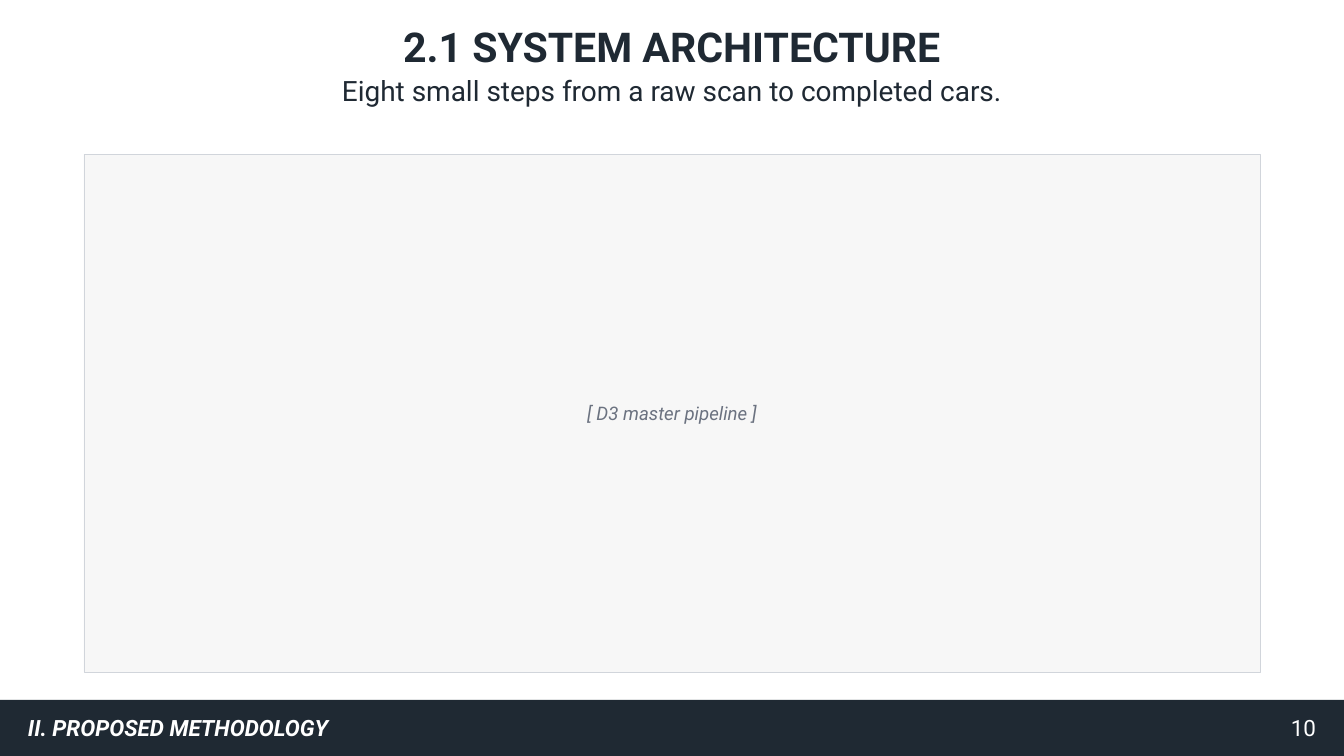
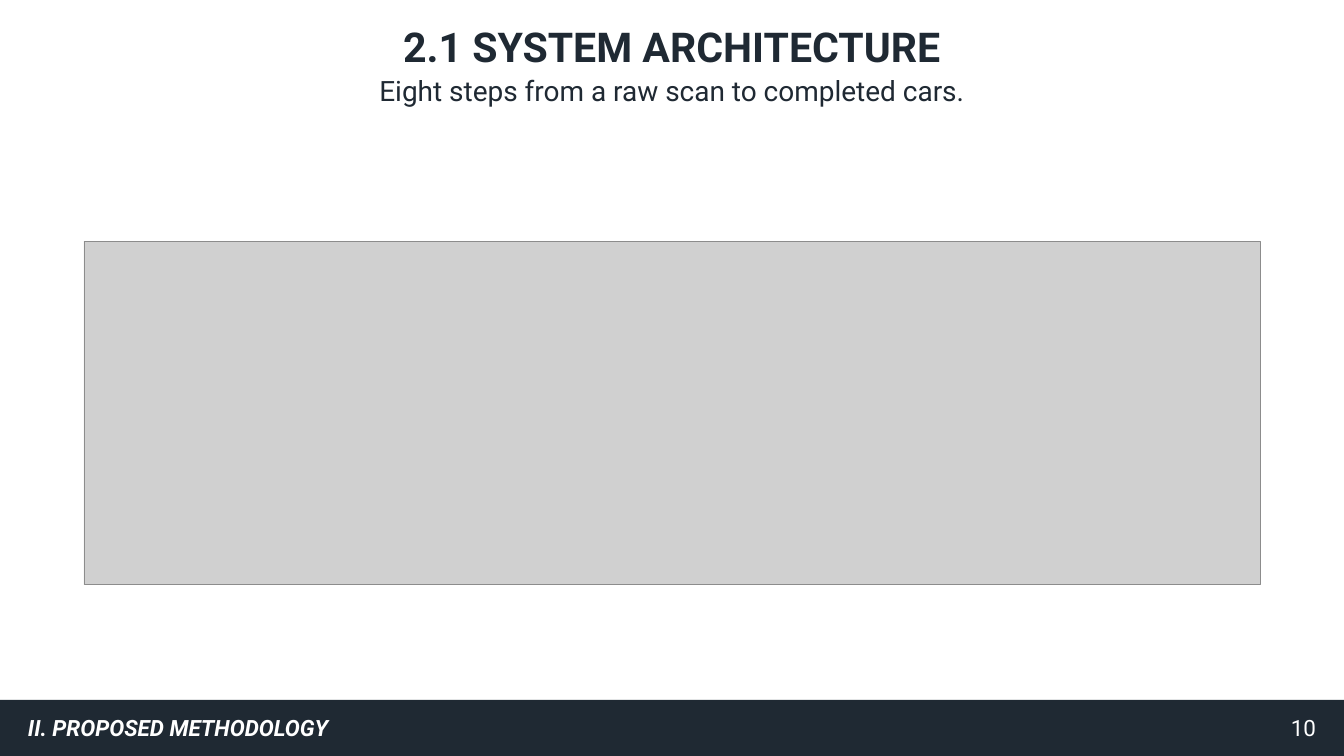
Before and after one commit to gooners006/LIDAR_Segmentation, a slide deck: slide 10 of docs/defense/deck_v2.pptx. Drawn at 1344x756 pixels with LibreOffice and Linux fonts; fonts in the diff are those of the drawing; grey boxes stand for pictures. Boxes give left, top, right and bottom in pixels: in the first picture for what was removed or moved away, otherwise in the second. Text is boxed around its words. In the diff, an @@ line names an element or a change of style, - is before the commit and + after.

```diff
--- a/docs/defense/deck_v2.pptx
+++ b/docs/defense/deck_v2.pptx
@@ text at (379,79,964,107): text changed @@
-Eight small steps from a raw scan to completed cars.
+Eight steps from a raw scan to completed cars.
@@ rectangle removed at (84,154,1260,672) @@
@@ picture added at (84,241,1260,585) @@
@@ text removed at (596,406,748,424) @@
-[ D3 master pipeline ]
```
Also in this commit, not shown: 44 other slides changed, 9 slides added, 7 slides removed, 48 other files.
